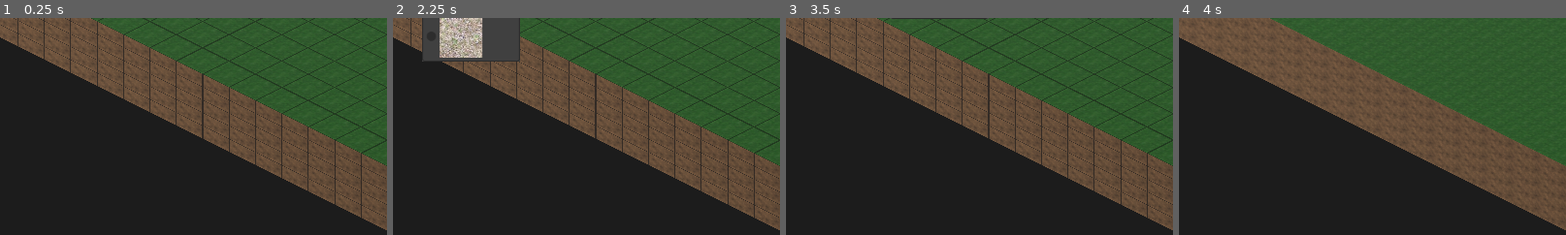
Above: before the commit, frames 1-4 (left to right).
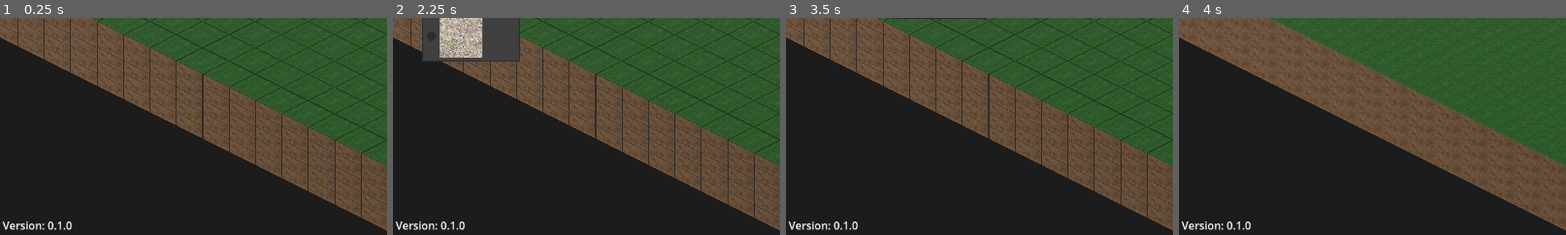
Above: after the commit, the same moments.

Repository: vghellere/OpenGRCT
Game: Godot game, scene res://game_scene.tscn
Two runs of this game, one before a commit and one after it. Both use one fixed random seed, a clock stepped at 60 frames per second and the inputs below.
Inputs (mouse positions are % of the whole screen's width and height, from its top left):
- Up to frame 1 (0.25 s): no input
- Up to frame 2 (2.25 s): click (47, 5) at 0.5 s; click (53, 5) at 1.25 s; click "None" at 2 s
- Up to frame 3 (3.5 s): click "None" at 2.75 s
- Up to frame 4 (4 s): click (47, 5) at 3.5 s
The pictures show only the part of the screen within x 0-50%, y 50-100%; the shares and areas given below are measured in that part.

The runs differ from the first frame. In frame 1, 0.4% of the frame differs, in the area x 0-19%, y 93-98%; in frame 2, 0.4%; in frame 3, 0.4%; in frame 4, 0.4%.

Commit message:
add version label

Diff:
--- a/game_manager.gd
+++ b/game_manager.gd
@@ -4,7 +4,7 @@
 @onready var game_saver_loader = $"../GameSaverLoader"
 
 func _ready():
-	pass
+	%VersionLabel.text = "Version: " + ProjectSettings.get_setting("application/config/version")
 
 
 func _on_save_game_pressed():
--- a/game_scene.tscn
+++ b/game_scene.tscn
@@ -396,6 +396,19 @@
 offset_bottom = 29.0
 text = "Land edge"
 
+[node name="VersionLabel" type="Label" parent="GUI"]
+unique_name_in_owner = true
+layout_mode = 1
+anchors_preset = 2
+anchor_top = 1.0
+anchor_bottom = 1.0
+offset_left = 4.0
+offset_top = -26.0
+offset_right = 80.0
+offset_bottom = -3.0
+grow_vertical = 0
+text = "Version: x"
+
 [connection signal="input_event" from="GridMap/CollisionArea3D" to="GridMap/CollisionArea3D" method="_on_input_event"]
 [connection signal="mouse_exited" from="GridMap/CollisionArea3D" to="GridMap/CollisionArea3D" method="_on_mouse_exited"]
 [connection signal="pressed" from="GUI/TopBar/HBoxContainer/ShowHideGridLines" to="GUI/TopBar" method="_on_show_hide_grid_lines_pressed"]
--- a/project.godot
+++ b/project.godot
@@ -11,6 +11,7 @@
 [application]
 
 config/name="OpenGRCT"
+config/version="0.1.0"
 run/main_scene="res://game_scene.tscn"
 config/features=PackedStringArray("4.3", "Forward Plus")
 run/max_fps=60
